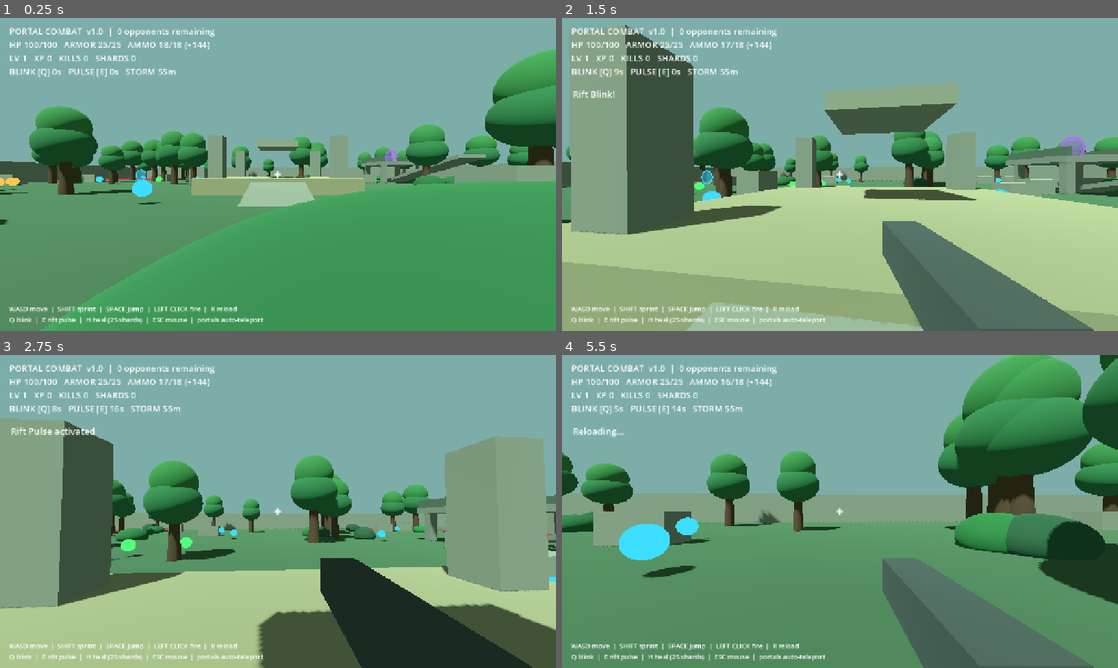
Above: before the commit, frames 1-4 (two rows, left to right).
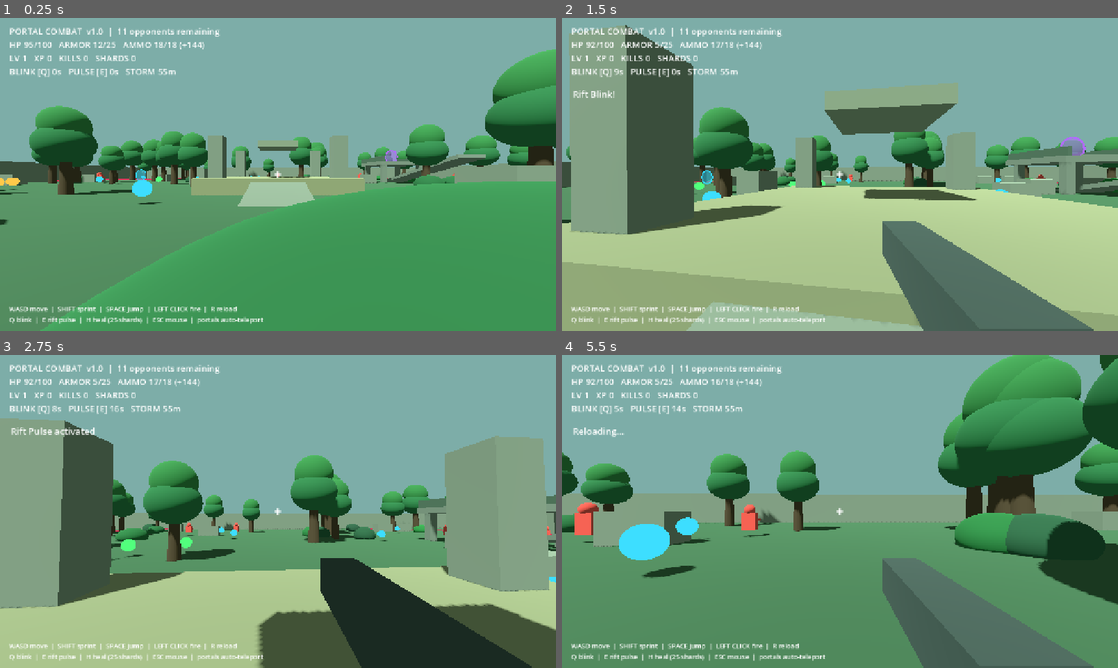
Above: after the commit, the same moments.

Repository: bravocompanion/Portal-Combat
Game: Godot game, scene res://scenes/main.tscn
Two runs of this game, one before a commit and one after it. Both use one fixed random seed, a clock stepped at 60 frames per second and the inputs below.
Inputs (mouse positions are in pixels of both pictures, inside the frame that each line leads up to):
- Up to frame 1 (0.25 s): no input
- Up to frame 2 (1.5 s): tap Enter at 0.5 s; move the mouse to (867, 174) at 0.52 s; hold W from 0.53 s (still down); tap R at 0.6 s; click (867, 174) at 0.67 s; tap Space at 0.77 s; move the mouse to (812, 174) at 1.27 s; tap Q at 1.35 s
- Up to frame 3 (2.75 s): keep holding W; tap Space at 1.52 s; move the mouse to (289, 505) at 2.02 s; tap E at 2.1 s
- Up to frame 4 (5.5 s): keep holding W; move the mouse to (834, 517) at 2.77 s; tap H at 2.85 s; click (834, 517) at 2.92 s; tap Space at 3.02, 3.77, 4.52 s; move the mouse to (878, 514) at 3.52 s; hold Shift 3.53-4.28 s; move the mouse to (795, 508) at 4.27 s; tap R at 4.35 s; move the mouse to (845, 511) at 5.02 s; tap Q at 5.1 s; click (845, 511) at 5.17 s

The runs differ from the first frame. In frame 1, 0.5% of the frame differs, in the area x 4-82%, y 3-53%; in frame 2, 0.6%; in frame 3, 0.6%; in frame 4, 1.1%, in the area x 2-40%, y 3-60%.
Error before the commit: Parse Error: Cannot infer the type of "offset" variable because the value doesn't have a set type. (res://scripts/enemy.gd:69)

Commit message:
fix(v1.0): safe Godot GDScript static typing for dynamic combatant nodes

Diff:
--- a/scripts/enemy.gd
+++ b/scripts/enemy.gd
@@ -66,7 +66,7 @@
 		velocity.x = move_toward(velocity.x, 0.0, 15.0 * delta)
 		velocity.z = move_toward(velocity.z, 0.0, 15.0 * delta)
 	elif is_instance_valid(target):
-		var offset := target.global_position - global_position
+		var offset: Vector3 = target.global_position - global_position
 		offset.y = 0.0
 		var distance := offset.length()
 		var move_dir := offset.normalized()
@@ -89,19 +89,20 @@
 	for fighter in get_tree().get_nodes_in_group("fighters"):
 		if fighter == self or not is_instance_valid(fighter):
 			continue
-		if fighter.get("health") == null or fighter.health <= 0.0:
+		if not fighter is Node3D or fighter.get("health") == null or float(fighter.get("health")) <= 0.0:
 			continue
-		var distance := global_position.distance_to(fighter.global_position)
+		var fighter_3d := fighter as Node3D
+		var distance := global_position.distance_to(fighter_3d.global_position)
 		if distance < best:
 			best = distance
-			target = fighter
+			target = fighter_3d
 
 func _attack() -> void:
 	attack_timer = randf_range(0.9, 1.5)
 	if not is_instance_valid(target):
 		return
 	var origin := global_position + Vector3.UP * 1.45
-	var destination := target.global_position + Vector3.UP * 1.0
+	var destination: Vector3 = target.global_position + Vector3.UP * 1.0
 	var query := PhysicsRayQueryParameters3D.create(origin, destination)
 	query.exclude = [get_rid()]
 	var hit := get_world_3d().direct_space_state.intersect_ray(query)
